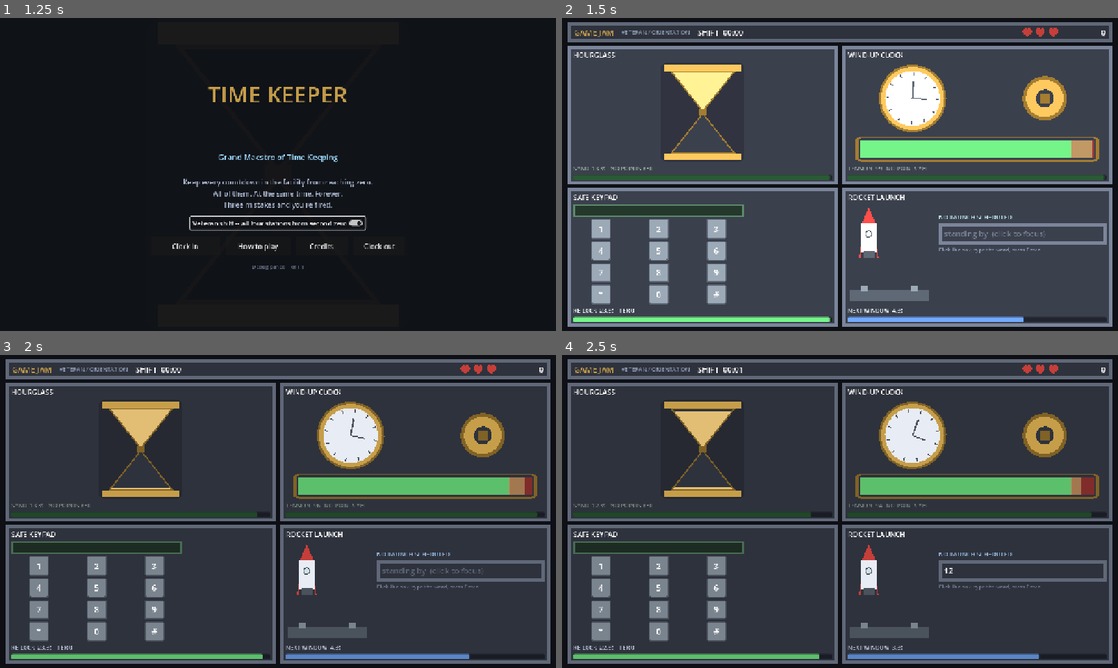
Above: before the commit, frames 1-4 (two rows, left to right).
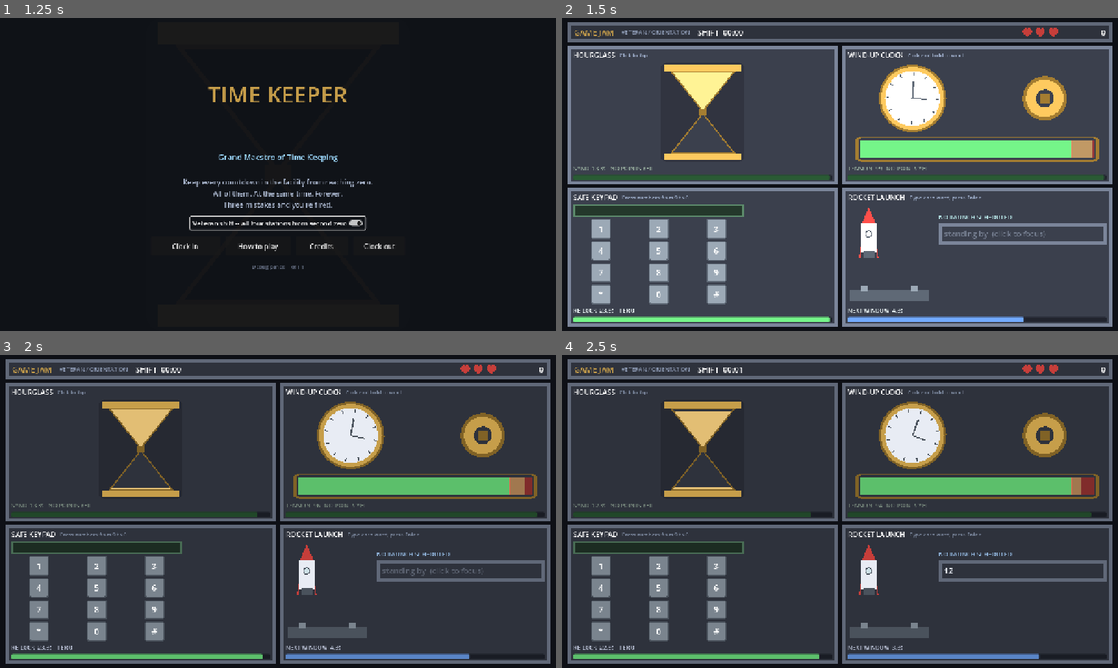
Above: after the commit, the same moments.

Repository: DelgadoJosh/GMTK-2026
Game: Godot game, scene res://scenes/MainMenu.tscn
Same seed, same stepped clock (60 frames per second), same inputs: the game is played once before the commit and once after it.
Inputs (mouse positions are in pixels of both pictures, inside the frame that each line leads up to):
- Up to frame 1 (1.25 s): click "Veteran shift -- all four sta…" at 0.5 s
- Up to frame 2 (1.5 s): click "Clock in" at 1.25 s
- Up to frame 3 (2 s): no input
- Up to frame 4 (2.5 s): click (1023, 570) at 2.02 s; type "12" at 2.1 s

Frame 1 is identical in both runs. In frame 2, 0.3% of the frame differs, in the area x 10-86%, y 11-76%; in frame 3, 0.3%; in frame 4, 0.3%.

Commit message:
Put a one-line tutorial beside every station name
Click to flip / Click and hold to wind / Press numbers from 9 to 0 / Type
each word, press Enter. Four stations each wanting a different verb is what
new players lose, and by the time it matters they are too busy to go back
to the rules screen -- so the hint stays up for the whole run rather than
fading after a few seconds.

The title Label cannot carry two type styles, so it is now a TitleRow
holding the name and a smaller dim hint beside it. Text comes from a new
Station.hint export, set per scene next to display_name.

Dropped the standalone instruction that sat under the rocket's input box.
The same information in the same place on all four panels reads as a
system; leaving that one in would have read as one station being chatty.

Also fixed a race in the screenshot tool that this change surfaced. It
awaited a single process_frame before driving the stations, but
process_frame fires before nodes get their _process, so the keypad presses
were arriving at a still-locked station, getting dropped by can_interact(),
and then wiped by the unlock. Captures had been silently showing an empty
LCD. Three frames fixes it -- worth doing since I read those screenshots to
verify layout work.

132 checks, 0 failures.

Co-Authored-By: Claude Opus 5 <noreply@anthropic.com>

Diff:
--- a/Time Keeper/scenes/stations/ClockStation.tscn
+++ b/Time Keeper/scenes/stations/ClockStation.tscn
@@ -18,6 +18,7 @@
 script = ExtResource("1_script")
 station_id = "clock"
 display_name = "Wind-up Clock"
+hint = "Click and hold to wind"
 base_duration = 20.0
 floor_duration = 8.0
 unlock_time = 10.0
@@ -46,11 +47,24 @@
 mouse_filter = 2
 theme_override_constants/separation = 6
 
-[node name="Title" type="Label" parent="Layout/Stack"]
+[node name="TitleRow" type="HBoxContainer" parent="Layout/Stack"]
+layout_mode = 2
+mouse_filter = 2
+theme_override_constants/separation = 10
+
+[node name="Title" type="Label" parent="Layout/Stack/TitleRow"]
 layout_mode = 2
 mouse_filter = 2
 theme_override_font_sizes/font_size = 16
 text = "WIND-UP CLOCK"
+
+[node name="Hint" type="Label" parent="Layout/Stack/TitleRow"]
+layout_mode = 2
+size_flags_vertical = 4
+mouse_filter = 2
+theme_override_colors/font_color = Color(0.5, 0.55, 0.64, 1)
+theme_override_font_sizes/font_size = 12
+text = "Click and hold to wind"
 
 [node name="Body" type="Control" parent="Layout/Stack"]
 layout_mode = 2
--- a/Time Keeper/scenes/stations/HourglassStation.tscn
+++ b/Time Keeper/scenes/stations/HourglassStation.tscn
@@ -17,6 +17,7 @@
 script = ExtResource("1_script")
 station_id = "hourglass"
 display_name = "Hourglass"
+hint = "Click to flip"
 base_duration = 14.0
 floor_duration = 5.0
 unlock_time = 0.0
@@ -45,11 +46,24 @@
 mouse_filter = 2
 theme_override_constants/separation = 6
 
-[node name="Title" type="Label" parent="Layout/Stack"]
+[node name="TitleRow" type="HBoxContainer" parent="Layout/Stack"]
+layout_mode = 2
+mouse_filter = 2
+theme_override_constants/separation = 10
+
+[node name="Title" type="Label" parent="Layout/Stack/TitleRow"]
 layout_mode = 2
 mouse_filter = 2
 theme_override_font_sizes/font_size = 16
 text = "HOURGLASS"
+
+[node name="Hint" type="Label" parent="Layout/Stack/TitleRow"]
+layout_mode = 2
+size_flags_vertical = 4
+mouse_filter = 2
+theme_override_colors/font_color = Color(0.5, 0.55, 0.64, 1)
+theme_override_font_sizes/font_size = 12
+text = "Click to flip"
 
 [node name="Body" type="Control" parent="Layout/Stack"]
 layout_mode = 2
--- a/Time Keeper/scenes/stations/RocketStation.tscn
+++ b/Time Keeper/scenes/stations/RocketStation.tscn
@@ -24,6 +24,7 @@
 script = ExtResource("1_script")
 station_id = "rocket"
 display_name = "Rocket Launch"
+hint = "Type each word, press Enter"
 base_duration = 22.0
 floor_duration = 13.0
 unlock_time = 40.0
@@ -55,11 +56,24 @@
 mouse_filter = 2
 theme_override_constants/separation = 6
 
-[node name="Title" type="Label" parent="Layout/Stack"]
+[node name="TitleRow" type="HBoxContainer" parent="Layout/Stack"]
+layout_mode = 2
+mouse_filter = 2
+theme_override_constants/separation = 10
+
+[node name="Title" type="Label" parent="Layout/Stack/TitleRow"]
 layout_mode = 2
 mouse_filter = 2
 theme_override_font_sizes/font_size = 16
 text = "ROCKET LAUNCH"
+
+[node name="Hint" type="Label" parent="Layout/Stack/TitleRow"]
+layout_mode = 2
+size_flags_vertical = 4
+mouse_filter = 2
+theme_override_colors/font_color = Color(0.5, 0.55, 0.64, 1)
+theme_override_font_sizes/font_size = 12
+text = "Type each word, press Enter"
 
 [node name="Body" type="Control" parent="Layout/Stack"]
 layout_mode = 2
@@ -185,13 +199,6 @@
 text = "standing by"
 scroll_active = false
 
-[node name="Hint" type="Label" parent="Layout/Stack/Body/Console"]
-layout_mode = 2
-mouse_filter = 2
-theme_override_colors/font_color = Color(0.45, 0.49, 0.57, 1)
-theme_override_font_sizes/font_size = 12
-text = "Click the box, type the word, press Enter."
-
 [node name="Status" type="Label" parent="Layout/Stack"]
 layout_mode = 2
 mouse_filter = 2
--- a/Time Keeper/scenes/stations/SafeStation.tscn
+++ b/Time Keeper/scenes/stations/SafeStation.tscn
@@ -25,6 +25,7 @@
 script = ExtResource("1_script")
 station_id = "safe"
 display_name = "Safe Keypad"
+hint = "Press numbers from 9 to 0"
 base_duration = 24.0
 floor_duration = 11.0
 unlock_time = 20.0
@@ -53,11 +54,24 @@
 mouse_filter = 2
 theme_override_constants/separation = 6
 
-[node name="Title" type="Label" parent="Layout/Stack"]
+[node name="TitleRow" type="HBoxContainer" parent="Layout/Stack"]
+layout_mode = 2
+mouse_filter = 2
+theme_override_constants/separation = 10
+
+[node name="Title" type="Label" parent="Layout/Stack/TitleRow"]
 layout_mode = 2
 mouse_filter = 2
 theme_override_font_sizes/font_size = 16
 text = "SAFE KEYPAD"
+
+[node name="Hint" type="Label" parent="Layout/Stack/TitleRow"]
+layout_mode = 2
+size_flags_vertical = 4
+mouse_filter = 2
+theme_override_colors/font_color = Color(0.5, 0.55, 0.64, 1)
+theme_override_font_sizes/font_size = 12
+text = "Press numbers from 9 to 0"
 
 [node name="Body" type="Control" parent="Layout/Stack"]
 layout_mode = 2
--- a/Time Keeper/scripts/Station.gd
+++ b/Time Keeper/scripts/Station.gd
@@ -13,6 +13,11 @@
 
 @export var station_id: String = ""
 @export var display_name: String = ""
+## One-line tutorial shown beside the title, for the whole run rather than just
+## the first few seconds. Four stations each wanting a different verb is the
+## thing new players lose, and by the time it matters they are too busy to go
+## back to the rules screen.
+@export var hint: String = ""
 @export var base_duration: float = 14.0
 @export var floor_duration: float = 5.0
 @export var unlock_time: float = 0.0
@@ -53,7 +58,8 @@
 # the urgency bar and the locked board. Only `Body` differs per station.
 @onready var background: NinePatchRect = $Background
 @onready var layout: MarginContainer = $Layout
-@onready var title_label: Label = $Layout/Stack/Title
+@onready var title_label: Label = $Layout/Stack/TitleRow/Title
+@onready var hint_label: Label = $Layout/Stack/TitleRow/Hint
 @onready var body: Control = $Layout/Stack/Body
 @onready var status_label: Label = $Layout/Stack/Status
 @onready var bar: ProgressBar = $Layout/Stack/Bar
@@ -64,6 +70,7 @@
 	GameManager.register_station(self)
 	GameManager.run_started.connect(reset_for_run)
 	title_label.text = display_name.to_upper()
+	hint_label.text = hint
 	# The urgency bar is the one visual that stays a themed control rather than
 	# a swappable texture: it has to read identically on all four stations.
 	_bar_fill = StyleBoxFlat.new()
--- a/Time Keeper/tools/screenshot.gd
+++ b/Time Keeper/tools/screenshot.gd
@@ -22,9 +22,13 @@
 	GameManager.add_score(1240)
 	GameManager.hearts = 2
 	GameManager.mistake_made.emit(2)
-	# One frame so the unlock overrides land before the per-station setup,
-	# which unlocking would otherwise reset.
-	await get_tree().process_frame
+	# Frames so the unlock overrides land before the per-station setup, which
+	# unlocking would otherwise reset. `process_frame` fires before nodes get
+	# their `_process`, so one await is not one full frame of station logic --
+	# with only one, the keypad presses below arrive at a station that is still
+	# locked, get dropped by can_interact(), and then the unlock wipes the entry.
+	for _i in 3:
+		await get_tree().process_frame
 	var safe = GameManager.get_station("safe")
 	safe.set_debug_tier(1)
 	safe._rearm()
Not shown, changed: Time Keeper/plan.md
